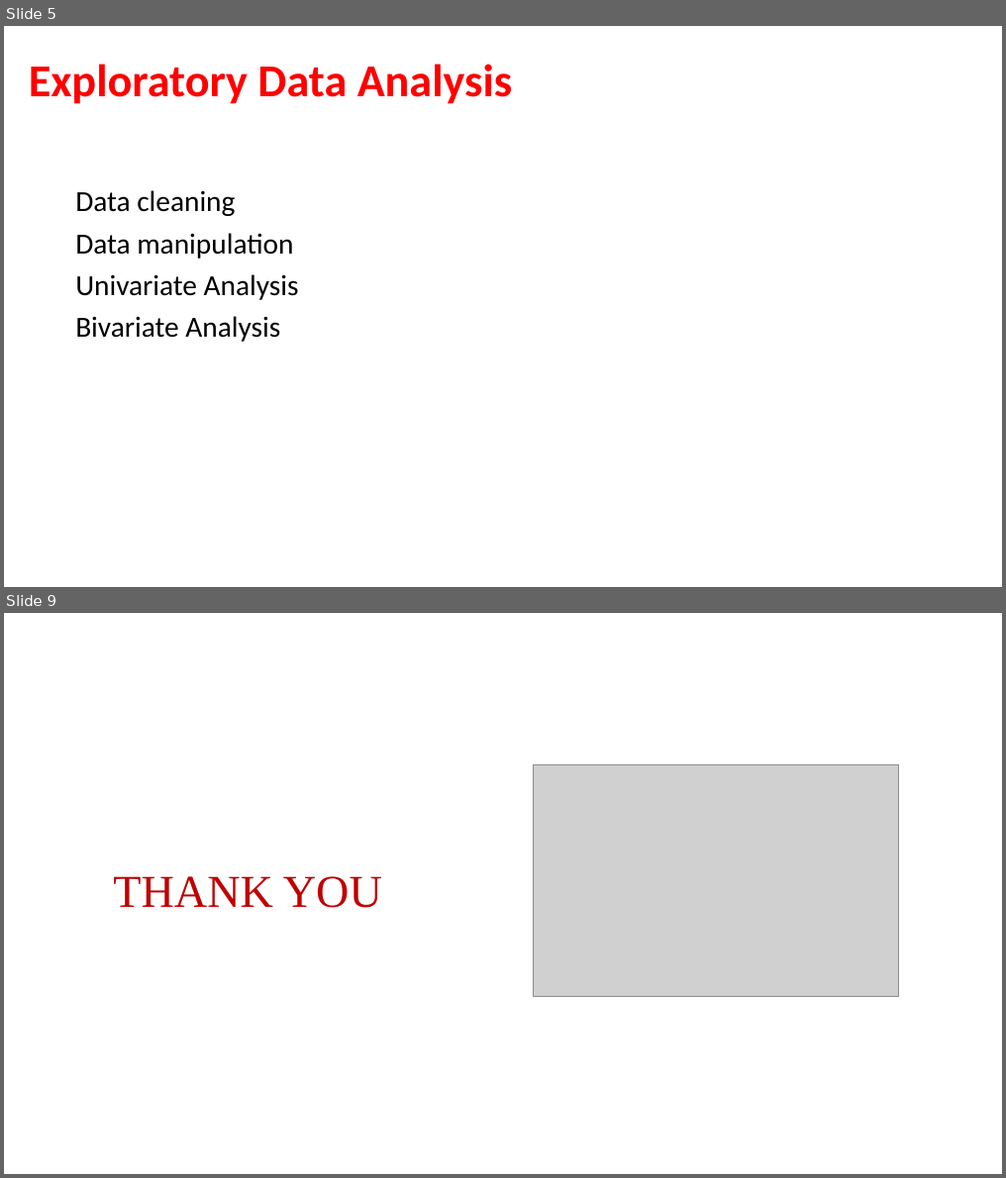
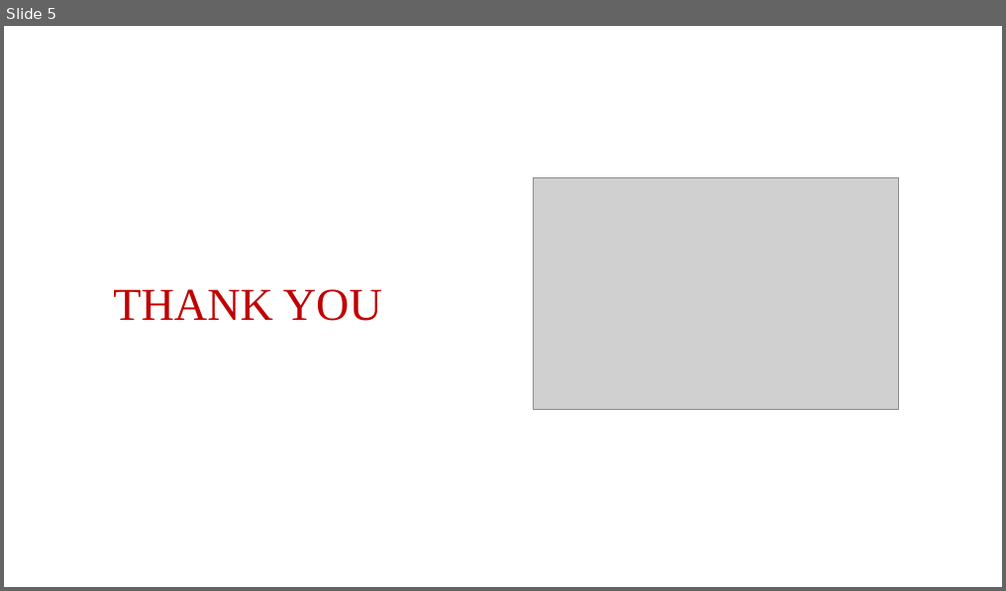
Before and after one commit to aleenaj23/Innomatics, a slide deck: Innomatics_Project_Report_Template with EDA_Project_Student_Template (1).pptx. Shown one above the other, each under a label of ours: slides 5 and 9 before the commit, slide 5 after it; the slides between them are not shown. The pictures are 1006x1178 and 1006x591 pixels, drawn with LibreOffice and Linux fonts; fonts in the diff are those of the drawing; grey boxes stand for pictures; background and template pictures are left out. Boxes give left, top, right and bottom in pixels: in the first picture for what was removed or moved away, otherwise in the second. Text is boxed around its words. In the diff, an @@ line names an element or a change of style, - is before the commit and + after.

```diff
--- a/Innomatics_Project_Report_Template with EDA_Project_Student_Template (1).pptx
+++ b/Innomatics_Project_Report_Template with EDA_Project_Student_Template (1).pptx
@@ slide 5 removed at (4,26,1002,587), background #FFFFFF @@
@@ title removed at (29,64,513,104) @@
-Exploratory Data Analysis
@@ text removed at (75,190,299,342) @@
-Data cleaning
-Data manipulation
-Univariate Analysis
-Bivariate Analysis
@@ what was slide 9 is now slide 5 @@
```
Also in this commit, not shown: 1 slide changed, 3 slides added, 6 other slides removed, 2 other files.
